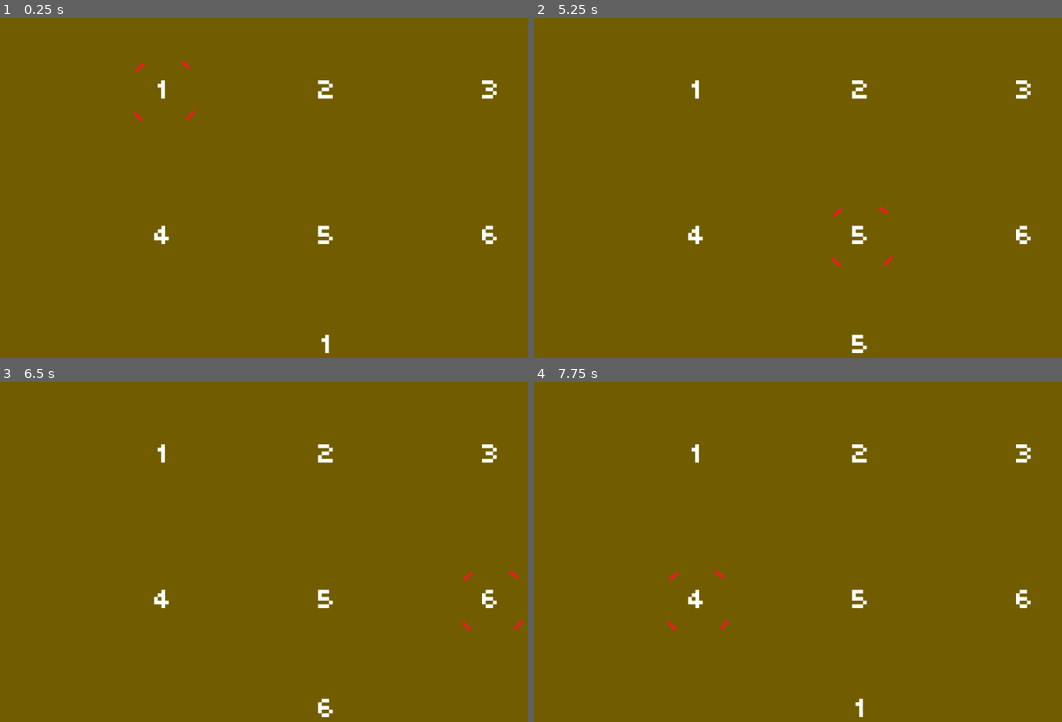
Above: before the commit, frames 1-4 (two rows, left to right).
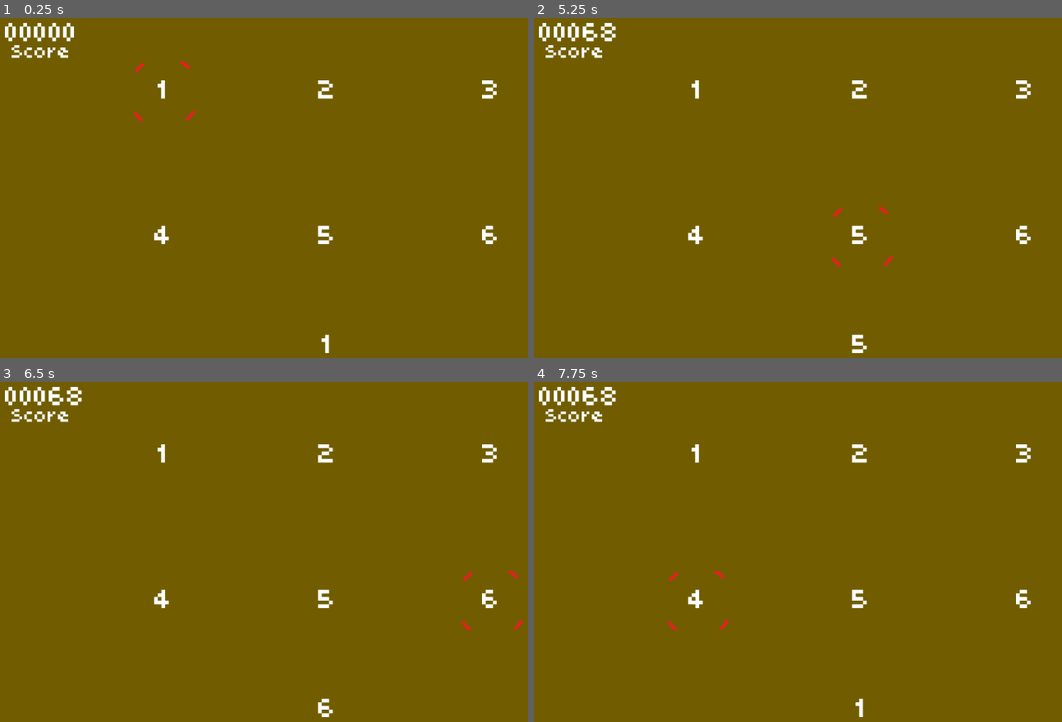
Above: after the commit, the same moments.

Repository: sdepouw/mathematics-and-cheese
Game: Godot game, scene res://Scenes/Main/main.tscn
The game is run twice, just before and just after one commit, with the same random seed, the same clock (stepped at 60 frames per second) and the same inputs.
Inputs:
- Up to frame 1 (0.25 s): no input
- Up to frame 2 (5.25 s): tap Enter at 0.5, 2, 3.5 s; hold D (move_right) 0.53-1.28 s; tap Space (fire) at 0.6, 1.25, 1.35, 2.1, 2.75, 2.85, 3.6, 4.25, 4.35, 5.1 s; hold S (move_down) 1.28-2.03 s; hold D (move_right) 2.03-2.78 s; hold W (move_up) 2.78-3.53 s; hold A (move_left) 3.53-5.03 s; hold S (move_down) from 5.03 s (still down)
- Up to frame 3 (6.5 s): release S (move_down) at 5.78 s; hold D (move_right) from 5.78 s (still down); tap Space (fire) at 5.85 s
- Up to frame 4 (7.75 s): release D (move_right) at 6.53 s; hold W (move_up) 6.53-7.28 s; tap Space (fire) at 6.6, 7.35 s; hold D (move_right) from 7.28 s (still down)

The runs differ from the first frame. In frame 1, 0.6% of the frame differs, in the area x 0-15%, y 1-12%; in frame 2, 0.6%, in the area x 0-16%, y 1-12%; in frame 3, 0.6%; in frame 4, 0.6%.

Commit message:
Add HUD and basic scorekeeping on hit

Diff:
--- /dev/null
+++ b/Game/Scenes/HUD/hud.gd
@@ -0,0 +1,10 @@
+class_name HUD
+extends CanvasLayer
+
+@onready var ScoreLabel: Label = $ScoreLabel;
+
+func _ready() -> void:
+  print(ScoreLabel.get_theme_font_size("base_theme"))
+
+func update_score_display(score: int) -> void:
+  ScoreLabel.text = "%05d" % score
--- a/Game/Scenes/HUD/hud.tscn
+++ b/Game/Scenes/HUD/hud.tscn
@@ -1,8 +1,22 @@
-[gd_scene format=3 uid="uid://cfdil1vt2522f"]
+[gd_scene load_steps=2 format=3 uid="uid://cfdil1vt2522f"]
+
+[ext_resource type="Script" uid="uid://fg53675uc40p" path="res://Scenes/HUD/hud.gd" id="1_33i1w"]
 
 [node name="HUD" type="CanvasLayer"]
+script = ExtResource("1_33i1w")
 
 [node name="ScoreLabel" type="Label" parent="."]
-offset_right = 128.0
-offset_bottom = 38.0
+offset_left = 10.0
+offset_top = 10.0
+offset_right = 138.0
+offset_bottom = 48.0
 text = "00000"
+
+[node name="ScoreText" type="Label" parent="."]
+offset_left = 10.0
+offset_top = 60.0
+offset_right = 138.0
+offset_bottom = 98.0
+theme_override_font_sizes/font_size = 45
+text = "Score"
+horizontal_alignment = 1
--- a/Game/Scenes/Main/main.gd
+++ b/Game/Scenes/Main/main.gd
@@ -8,10 +8,12 @@
 @onready var _target6: Target = $Target6
 @onready var _reticle: Sprite2D = $Reticle
 @onready var _currentlyHeldThing: Label = $CurrentlyHeldThing;
+@onready var _hud: HUD = $HUD
 
 var _targets: Array
 var _currentTarget: Vector2 = Vector2.ZERO
 var _currentThing: int
+var _currentScore: int = 0
 
 ## Gets the Target that the reticle is currently selecting
 func _getCurrentTarget() -> Target:
@@ -39,7 +41,8 @@
 func _tryFire() -> void:
   if Input.is_action_just_pressed("fire"):
     if _currentThing == _getCurrentTarget().Id:
-      print("hit!")
+      _currentScore += 17
+      _hud.update_score_display(_currentScore)
     else:
       print("miss!")
     _assignNewThing()
--- a/Game/Scenes/Main/main.tscn
+++ b/Game/Scenes/Main/main.tscn
@@ -1,8 +1,9 @@
-[gd_scene load_steps=4 format=3 uid="uid://du0qdv00hfe3g"]
+[gd_scene load_steps=5 format=3 uid="uid://du0qdv00hfe3g"]
 
 [ext_resource type="Script" uid="uid://75y8glss6r2g" path="res://Scenes/Main/main.gd" id="1_1r6ip"]
 [ext_resource type="PackedScene" uid="uid://u0p710ebviv6" path="res://Scenes/Target/target.tscn" id="2_lixft"]
 [ext_resource type="Texture2D" uid="uid://k78lbssqjiui" path="res://Assets/Art/Reticle.png" id="4_5yls4"]
+[ext_resource type="PackedScene" uid="uid://cfdil1vt2522f" path="res://Scenes/HUD/hud.tscn" id="4_p6jpk"]
 
 [node name="Main" type="Node"]
 script = ExtResource("1_1r6ip")
@@ -57,3 +58,5 @@
 [node name="Reticle" type="Sprite2D" parent="."]
 visible = false
 texture = ExtResource("4_5yls4")
+
+[node name="HUD" parent="." instance=ExtResource("4_p6jpk")]
Not shown: 1 places in Game/Assets/Fonts/poco/poco_no_top_spacing.tres that only renumber resources
Not shown, added: Game/Scenes/HUD/hud.gd.uid
